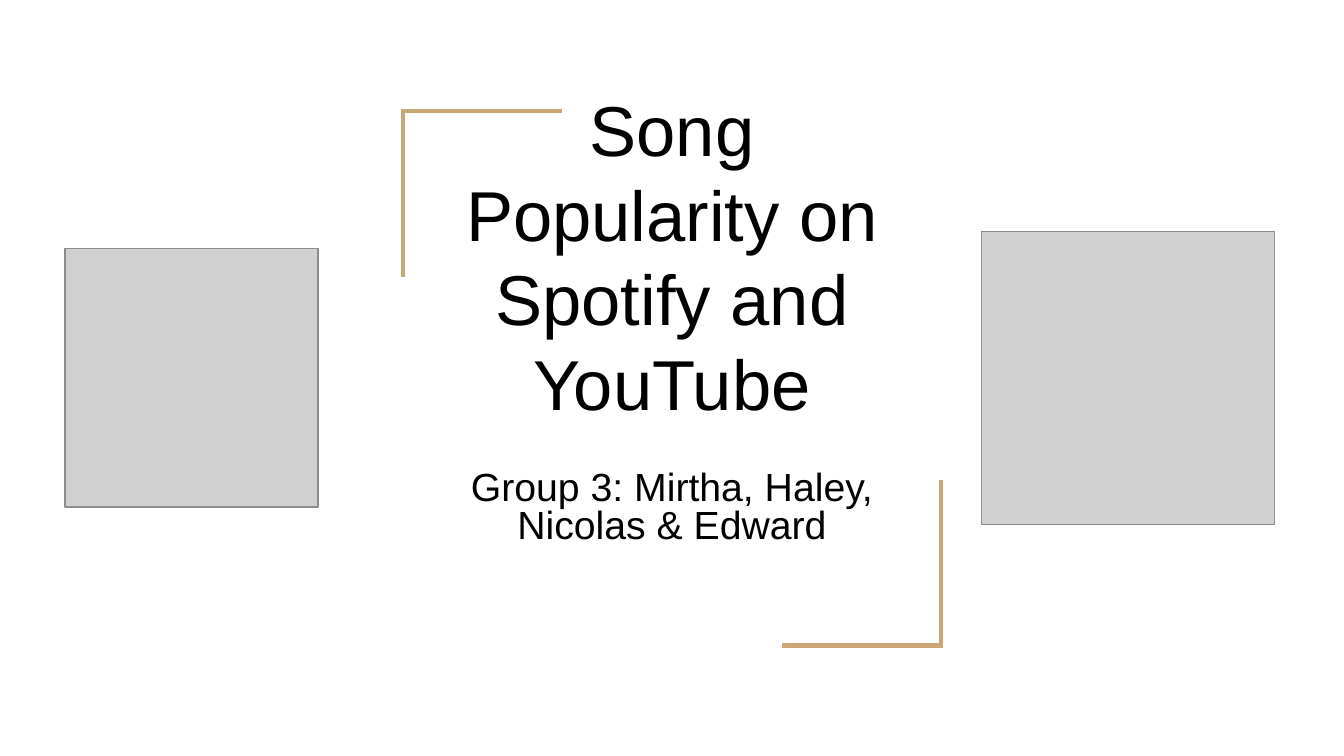
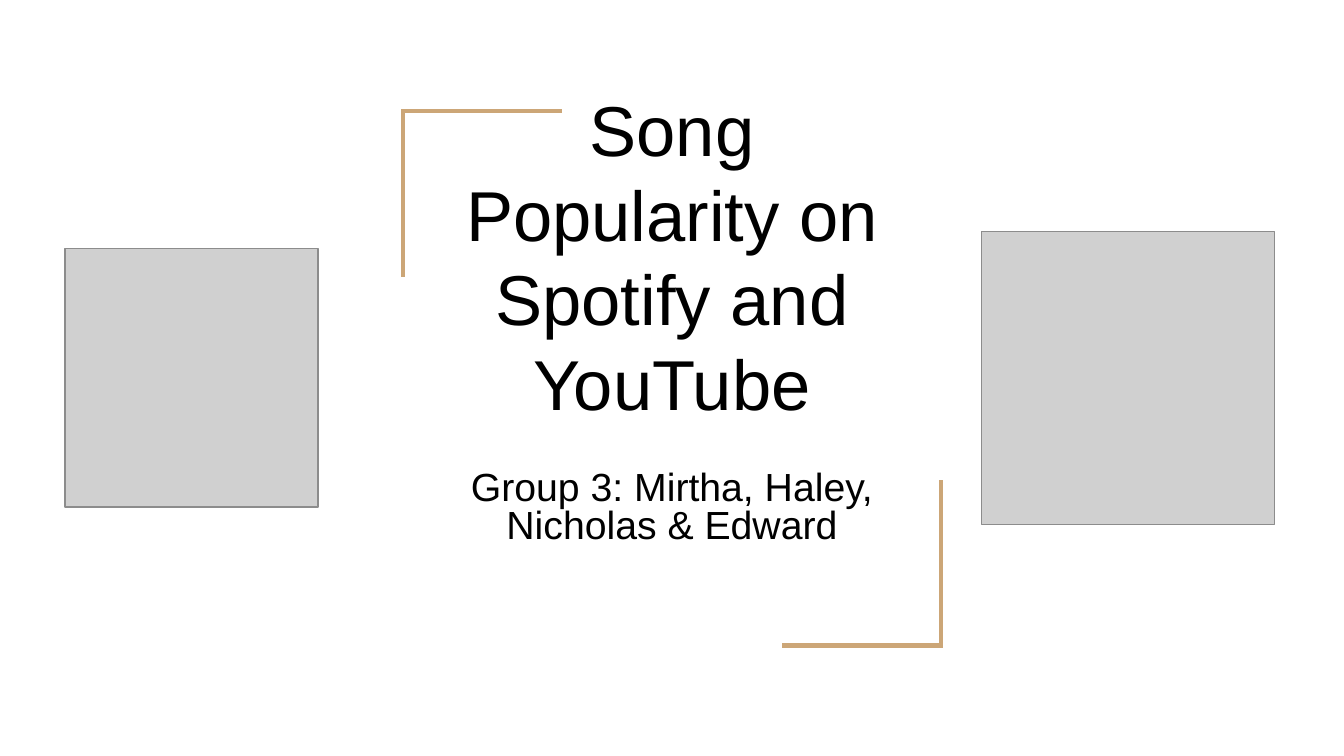
Before and after one commit to Nicholas-Simpson/Project1, a slide deck: slide 1 of Group 3 Presentation.pptx. Drawn at 1344x756 pixels with LibreOffice and Linux fonts; fonts in the diff are those of the drawing; grey boxes stand for pictures. Boxes give left, top, right and bottom in pixels: in the first picture for what was removed or moved away, otherwise in the second. Text is boxed around its words. In the diff, an @@ line names an element or a change of style, - is before the commit and + after.

```diff
--- a/Group 3 Presentation.pptx
+++ b/Group 3 Presentation.pptx
@@ subtitle at [471, 472, 873, 540]: text changed @@
-Group 3: Mirtha, Haley, Nicolas & Edward
+Group 3: Mirtha, Haley, Nicholas & Edward
```
Also in this commit, not shown: 1 slide added, 3 other files.
